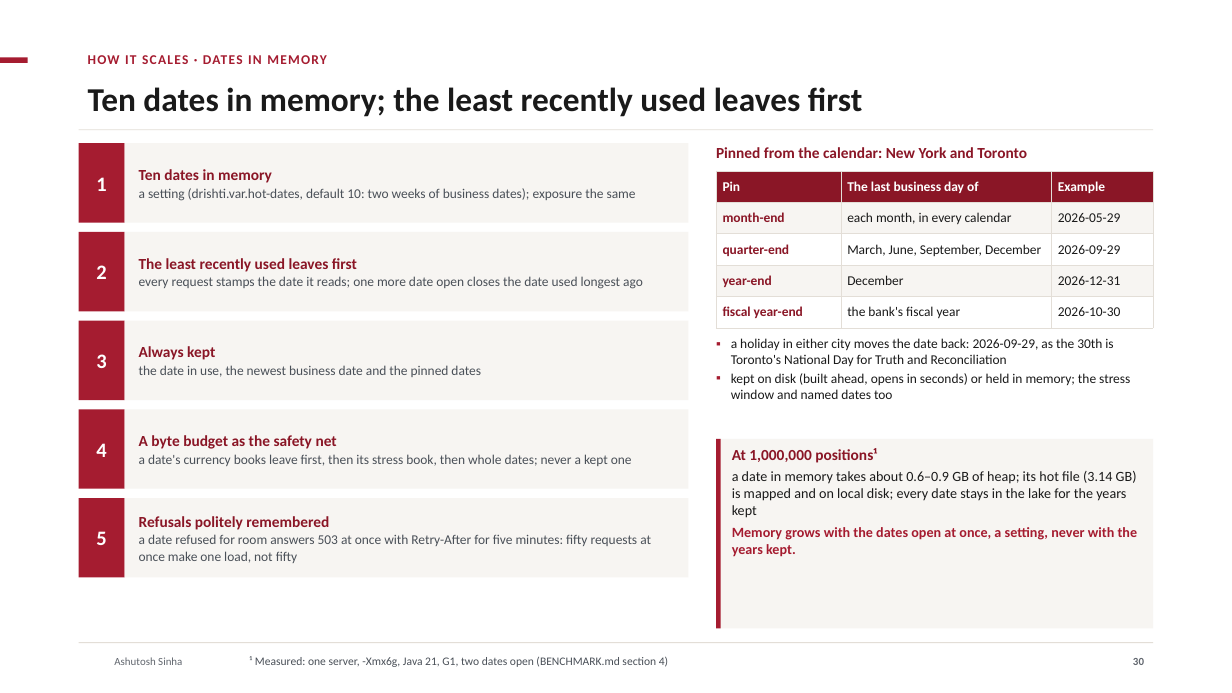
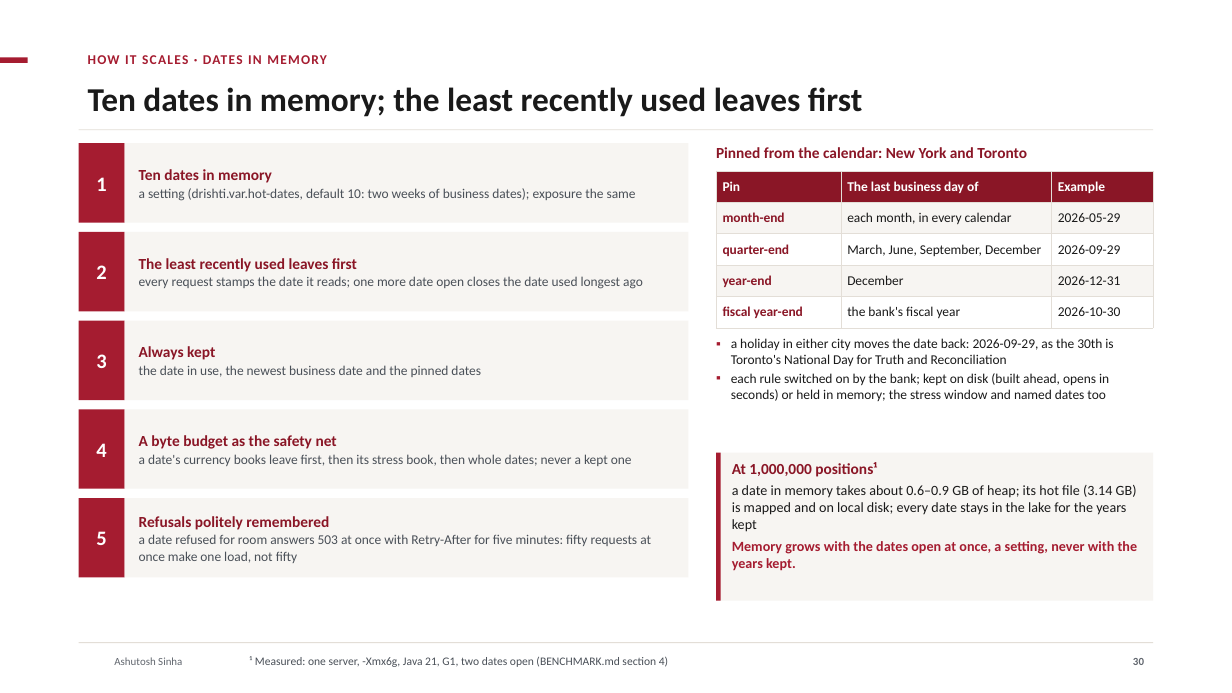
Before and after one commit to ajsinha/drishti, a slide deck: slide 30 of docs/publications/Drishti-VaR-Engine.pptx. Drawn at 1232x693 pixels with LibreOffice and Linux fonts; fonts in the diff are those of the drawing; background and template pictures are left out. Boxes give left, top, right and bottom in pixels: in the first picture for what was removed or moved away, otherwise in the second. Text is boxed around its words. In the diff, an @@ line names an element or a change of style, - is before the commit and + after.

```diff
--- a/docs/publications/Drishti-VaR-Engine.pptx
+++ b/docs/publications/Drishti-VaR-Engine.pptx
@@ text at [731,373,1109,401]: text changed @@
-▪ kept on disk (built ahead, opens in seconds) or held in memory; the stress window and named dates too
+▪ each rule switched on by the bank; kept on disk (built ahead, opens in seconds) or held in memory; the stress window and named dates too
@@ rectangle: place and size @@
-rectangle at [716,439,1153,628]
+rectangle at [716,453,1153,601]
@@ rectangle: place and size @@
-rectangle at [716,439,721,628]
+rectangle at [716,453,721,601]
@@ text "At 1,000,000 positions¹": place and size @@
-text "At 1,000,000 positions¹" at [732,448,1138,557]
+text "At 1,000,000 positions¹" at [732,462,1138,571]
```
Also in this commit, not shown: 4 other slides changed, 5 other files.
